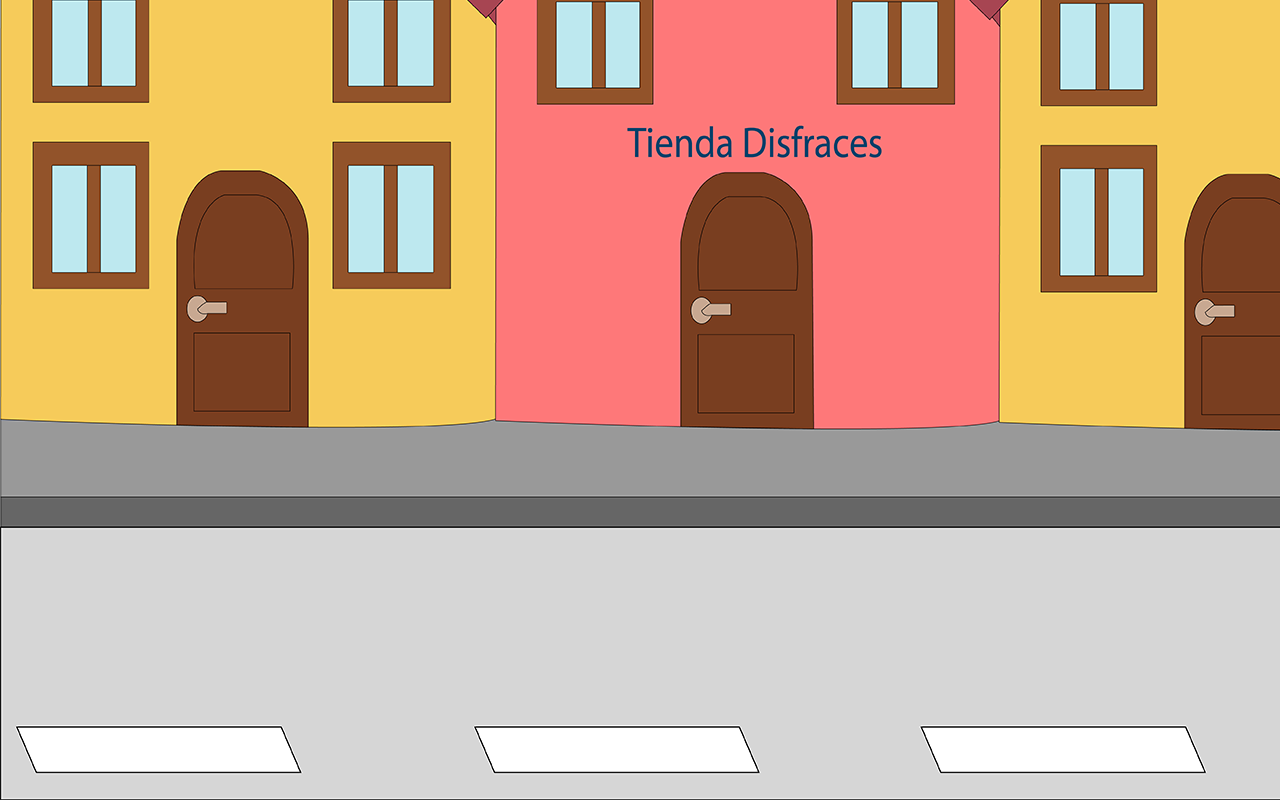
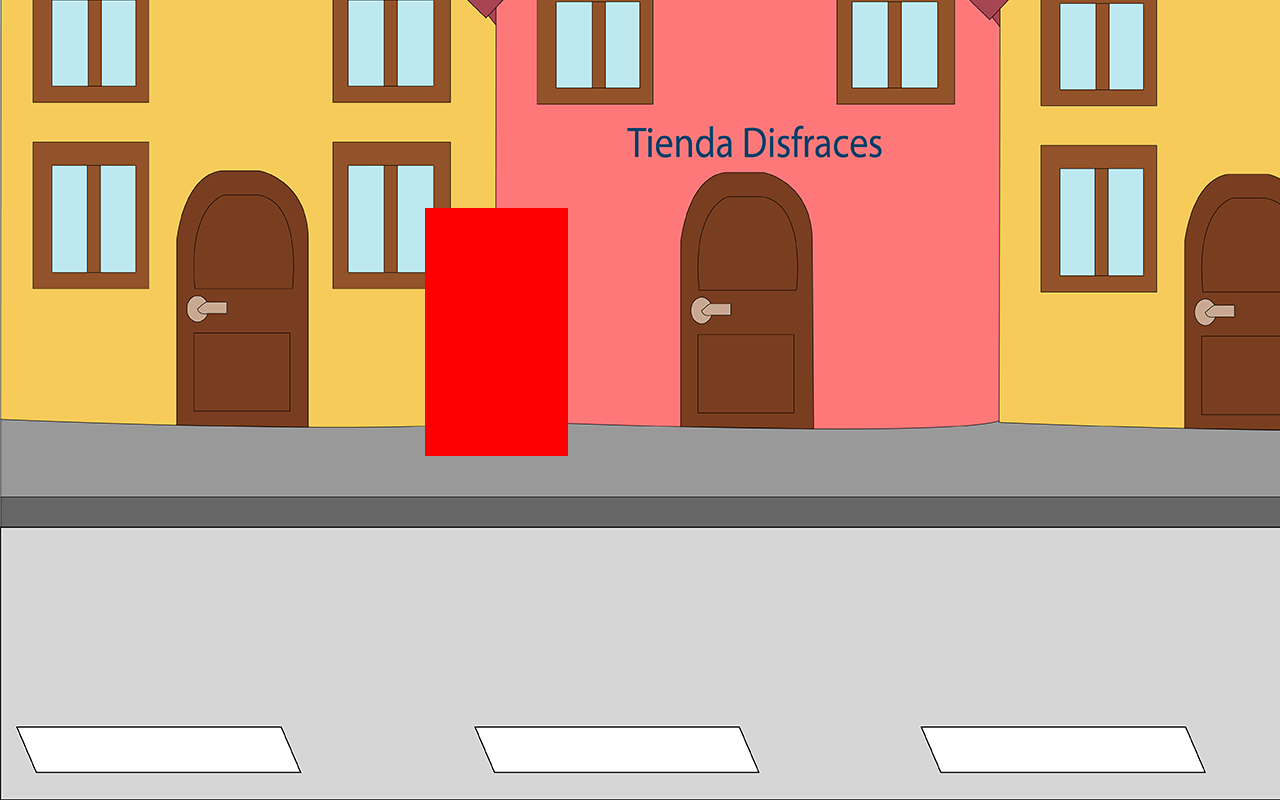
Layer changes from the first 1280×800 image to the second:
added layer "kwkexpf" above "FondoBrasil" over <box>425,208,568,456</box>
